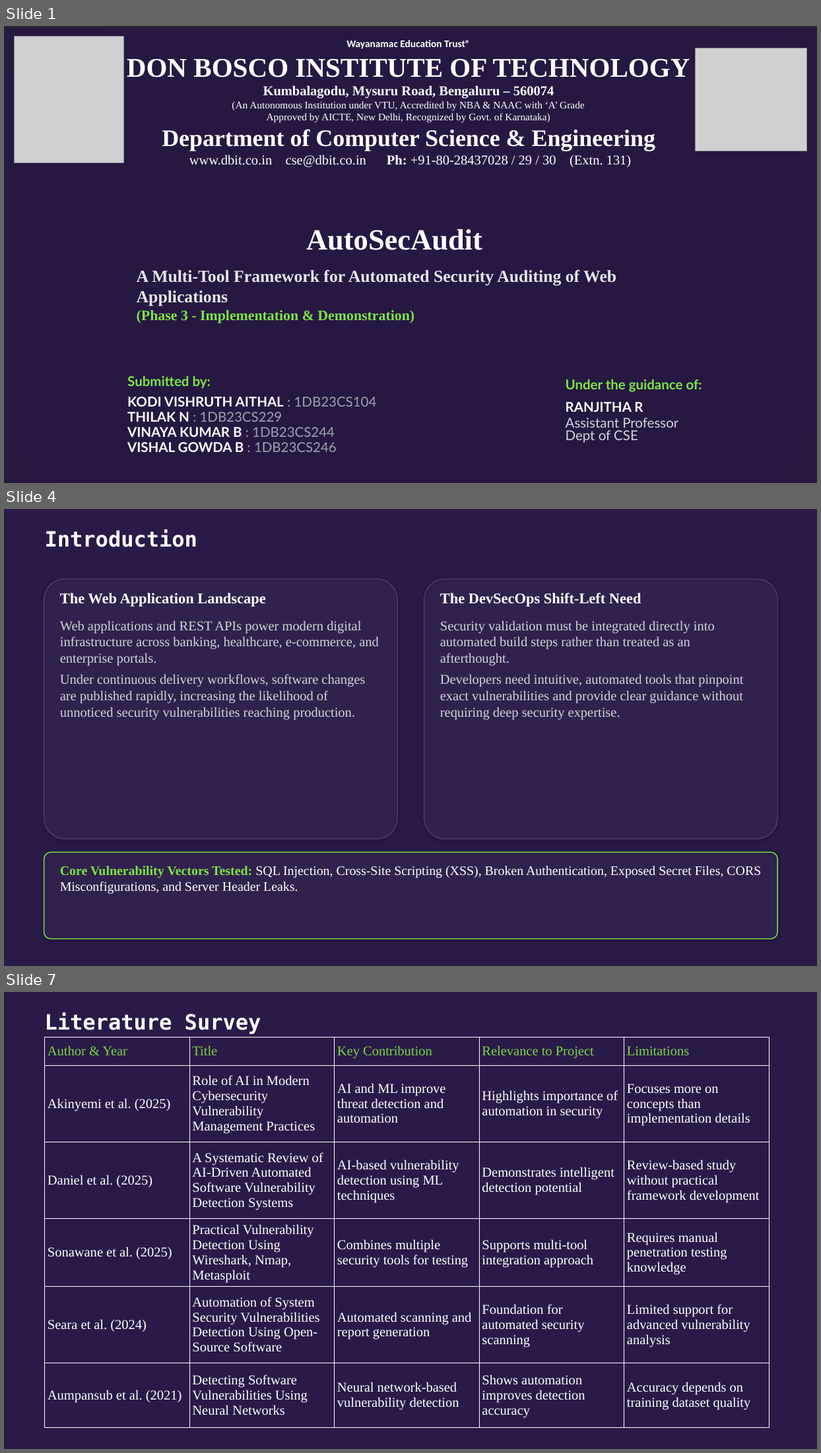
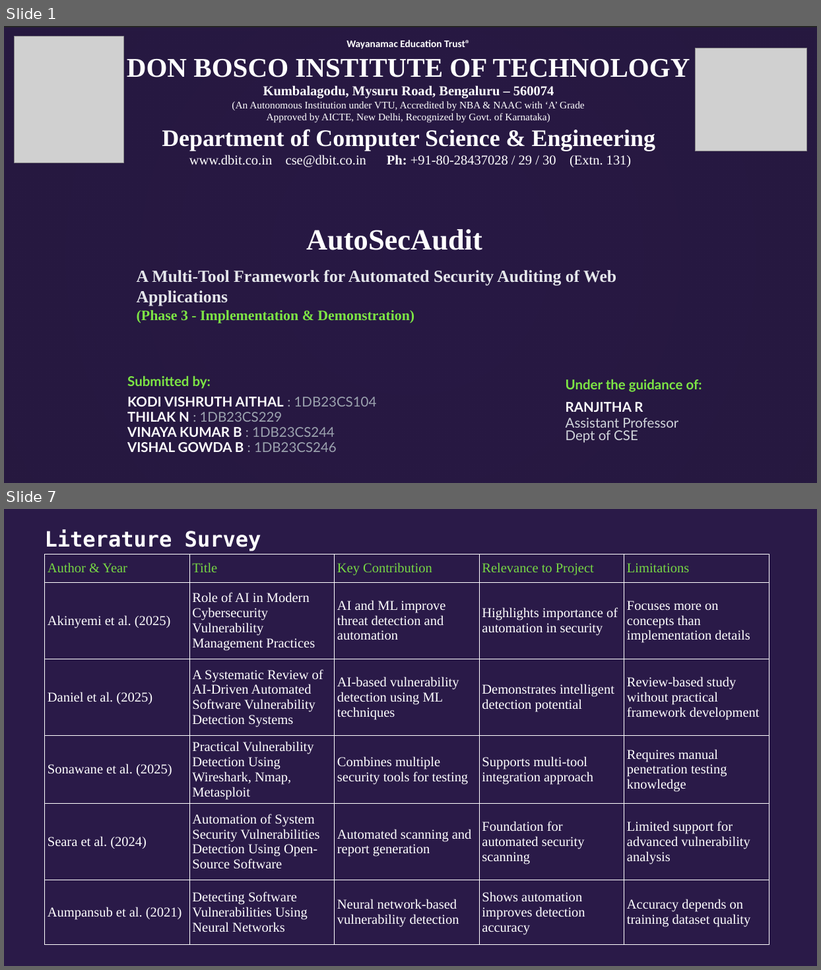
Before and after one commit to NEXUS-888/AutoSecAudit, a slide deck: Presentation/AutoSecAudit - Phase 3 Presentation.pptx. Shown one above the other, each under a label of ours: slides 1, 4 and 7 before the commit, slides 1 and 7 after it; the slides between them are not shown. The pictures are 821x1453 and 821x970 pixels, drawn with LibreOffice and Linux fonts; fonts in the diff are those of the drawing; grey boxes stand for pictures; background and template pictures are left out; a plain dark background stands for a picture behind light text. Boxes give left, top, right and bottom in pixels: in the first picture for what was removed or moved away, otherwise in the second. Text is boxed around its words. In the diff, an @@ line names an element or a change of style, - is before the commit and + after.

```diff
--- a/Presentation/AutoSecAudit - Phase 3 Presentation.pptx
+++ b/Presentation/AutoSecAudit - Phase 3 Presentation.pptx
@@ slide 4 removed at box(4, 509, 817, 966), background #2A1A48 @@
@@ text removed at box(45, 529, 197, 547) @@
-Introduction
@@ rounded rectangle removed at box(44, 579, 398, 840) @@
@@ rounded rectangle removed at box(424, 579, 778, 840) @@
@@ text removed at box(60, 593, 265, 607) @@
-The Web Application Landscape
@@ text removed at box(440, 593, 642, 607) @@
-The DevSecOps Shift-Left Need
@@ text removed at box(60, 621, 379, 720) @@
-Web applications and REST APIs power modern digital infrastructure across banking, healthcare, e-commerce, and enterprise portals.
-Under continuous delivery workflows, software changes are published rapidly, increasing the likelihood of unnoticed security vulnerabilities reaching production.
@@ text removed at box(440, 621, 743, 720) @@
-Security validation must be integrated directly into automated build steps rather than treated as an afterthought.
-Developers need intuitive, automated tools that pinpoint exact vulnerabilities and provide clear guidance without requiring deep security expertise.
@@ rounded rectangle removed at box(44, 852, 778, 939) @@
@@ text removed at box(60, 866, 761, 894) @@
-Core Vulnerability Vectors Tested: SQL Injection, Cross-Site Scripting (XSS), Broken Authentication, Exposed Secret Files, CORS Misconfigurations, and Server Header Leaks.
```
Also in this commit, not shown: 13 slides changed, 6 slides added, 6 other slides removed, 41 other files.
